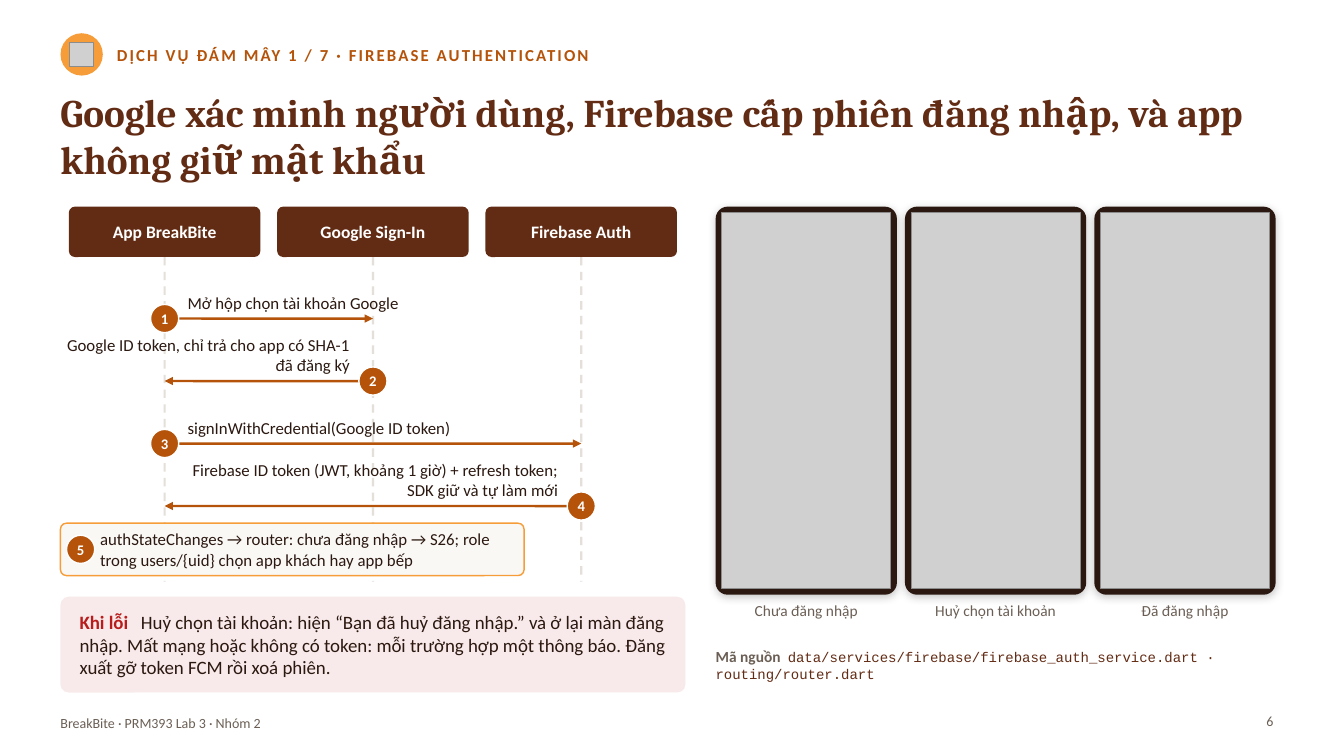
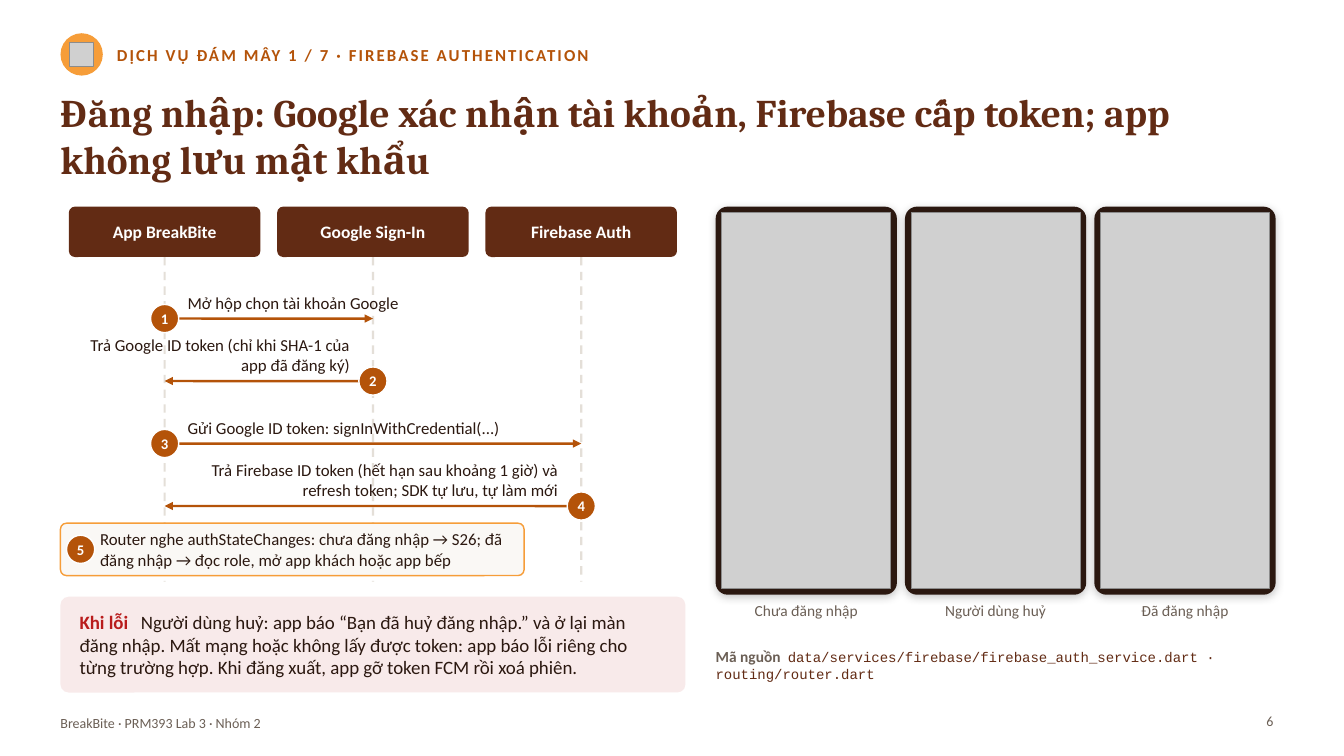
Before and after one commit to baonv0817/PRM393_Lab03_Group2, a slide deck: slide 6 of slides/Lab03_SE193905_slides.pptx. Drawn at 1344x756 pixels with LibreOffice and Linux fonts; fonts in the diff are those of the drawing; grey boxes stand for pictures. Boxes give left, top, right and bottom in pixels: in the first picture for what was removed or moved away, otherwise in the second. Text is boxed around its words. In the diff, an @@ line names an element or a change of style, - is before the commit and + after.

```diff
--- a/slides/Lab03_SE193905_slides.pptx
+++ b/slides/Lab03_SE193905_slides.pptx
@@ text at (x1=60, y1=99, x2=1169, y2=183): text changed @@
-Google xác minh người dùng, Firebase cấp phiên đăng nhập, và app không giữ mật khẩu
+Đăng nhập: Google xác nhận tài khoản, Firebase cấp token; app không lưu mật khẩu
@@ text at (x1=90, y1=339, x2=350, y2=374): text changed @@
-Google ID token, chỉ trả cho app có SHA-1 đã đăng ký
+Trả Google ID token (chỉ khi SHA-1 của app đã đăng ký)
@@ text at (x1=188, y1=422, x2=499, y2=437): text changed @@
-signInWithCredential(Google ID token)
+Gửi Google ID token: signInWithCredential(...)
@@ text at (x1=212, y1=463, x2=558, y2=499): text changed @@
-Firebase ID token (JWT, khoảng 1 giờ) + refresh token; SDK giữ và tự làm mới
+Trả Firebase ID token (hết hạn sau khoảng 1 giờ) và refresh token; SDK tự lưu, tự làm mới
@@ text in rounded rectangle at (x1=100, y1=533, x2=502, y2=569): text changed @@
-authStateChanges → router: chưa đăng nhập → S26; role trong users/{uid} chọn app khách hay app bếp
+Router nghe authStateChanges: chưa đăng nhập → S26; đã đăng nhập → đọc role, mở app khách hoặc app bếp
@@ text in rounded rectangle at (x1=80, y1=614, x2=628, y2=678): text changed @@
-Khi lỗi Huỷ chọn tài khoản: hiện “Bạn đã huỷ đăng nhập.” và ở lại màn đăng nhập. Mất mạng hoặc không có token: mỗi trường hợp một thông báo. Đăng xuất gỡ token FCM rồi xoá phiên.
+Khi lỗi Người dùng huỷ: app báo “Bạn đã huỷ đăng nhập.” và ở lại màn đăng nhập. Mất mạng hoặc không lấy được token: app báo lỗi riêng cho từng trường hợp. Khi đăng xuất, app gỡ token FCM rồi xoá phiên.
@@ text at (x1=945, y1=605, x2=1046, y2=619): text changed @@
-Huỷ chọn tài khoản
+Người dùng huỷ
```
Also in this commit, not shown: 14 other slides changed, 2 other files.
